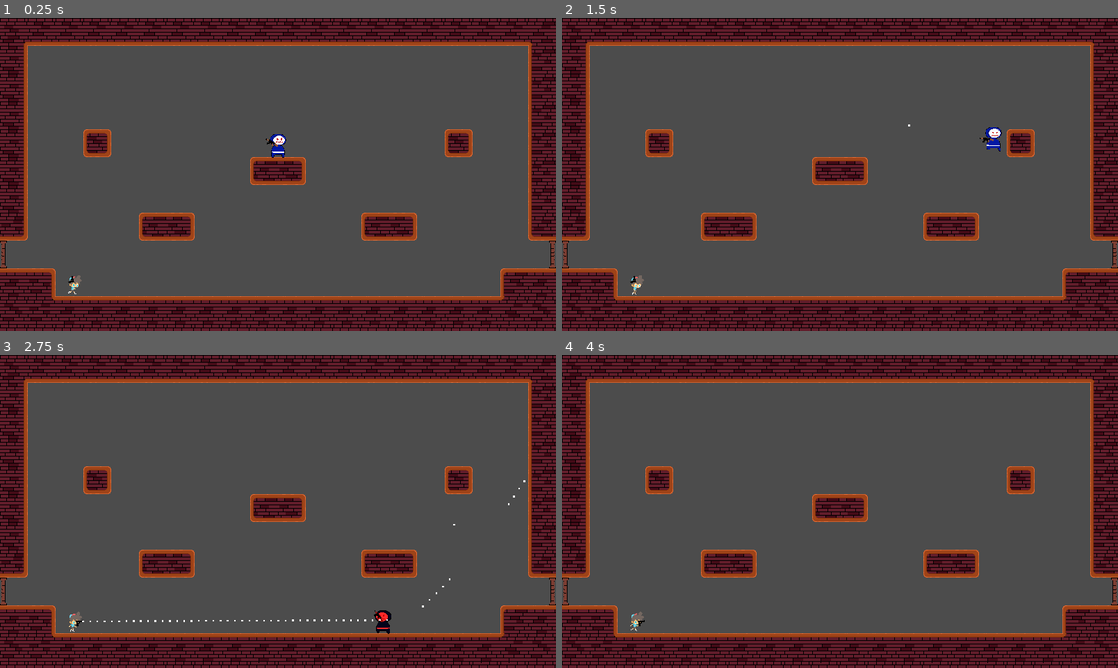
Above: before the commit, frames 1-4 (two rows, left to right).
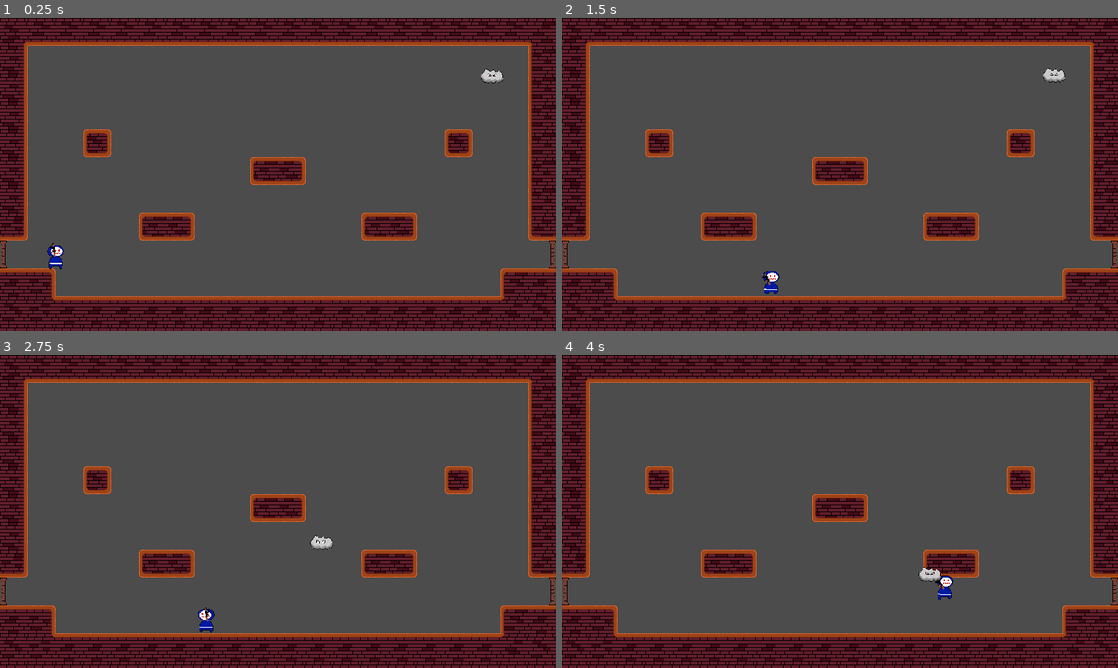
Above: after the commit, the same moments.

Repository: bendikjohansen/willow-whisper
Game: Godot game, scene res://Scenes/DemonSoulBrickLands.tscn
Two runs of this game, one before a commit and one after it. Both use one fixed random seed, a clock stepped at 60 frames per second and the inputs below.
Inputs (mouse positions are in pixels of both pictures, inside the frame that each line leads up to):
- Up to frame 1 (0.25 s): no input
- Up to frame 2 (1.5 s): move the mouse to (962, 158) at 0.52 s; hold D (move_right) from 0.53 s (still down); click (962, 158) at 0.6 s; tap W (jump) at 0.77 s; move the mouse to (728, 190) at 1.27 s; click (728, 190) at 1.35 s
- Up to frame 3 (2.75 s): tap W (jump) at 1.52 s; move the mouse to (333, 442) at 2.02 s; release D (move_right) at 2.03 s; hold A (move_left) from 2.03 s (still down); click (333, 442) at 2.1 s
- Up to frame 4 (4 s): move the mouse to (812, 574) at 2.77 s; release A (move_left) at 2.78 s; hold D (move_right) from 2.78 s (still down); click (812, 574) at 2.85 s; tap W (jump) at 3.02, 3.77 s; move the mouse to (1006, 558) at 3.52 s; click (1006, 558) at 3.6 s

The runs differ from the first frame. In frame 1, 0.6% of the frame differs, in the area x 8-91%, y 16-89%; in frame 2, 0.6%; in frame 3, 0.6%, in the area x 12-95%, y 40-90%; in frame 4, 0.4%.

Commit message:
Add seeker mob (#2)
* Add seeker mob script and scene

* Improve seeker script and aim for above head position

* Add second argument to vision target found in evil kid

* add seeker animation when target found. Move logic to own methods

* Add seeker animations

* Try to fix seeker animations

* Change seeker attack timing and refactor seeker animation

* Remove seeker collision with player

Co-authored-by: andinjo <anders.grinde@hotmail.com>

Diff:
--- a/Common/Behaviors/AutoAim.gd
+++ b/Common/Behaviors/AutoAim.gd
@@ -7,7 +7,7 @@
 signal target_found(collision_point)
 signal target_lost
 
-func _on_Vision_target_found(collision_point: Vector2):
+func _on_Vision_target_found(collision_point: Vector2, _target):
 	if not weapon or not weapon is Weapon:
 		return
 	weapon.global_aim_position = collision_point
--- /dev/null
+++ b/Common/Behaviors/AutoFollow.gd
@@ -0,0 +1,12 @@
+extends Node2D
+
+onready var IDontKnowWhatIamDoing = "rip in puepperiños"
+
+signal target_found(collision_point)
+signal target_lost
+
+func _on_Vision_target_found(collision_point: Vector2, target):
+	emit_signal('target_found', collision_point, target)
+
+func _on_Vision_target_lost():
+	emit_signal('target_lost')
--- /dev/null
+++ b/Common/Behaviors/AutoFollow.tscn
@@ -0,0 +1,28 @@
+[gd_scene load_steps=4 format=2]
+
+[ext_resource path="res://Common/Behaviors/Vision.gd" type="Script" id=1]
+[ext_resource path="res://Common/Behaviors/AutoFollow.gd" type="Script" id=2]
+
+[sub_resource type="CircleShape2D" id=1]
+radius = 640.0
+
+[node name="AutoFollow" type="Node2D"]
+script = ExtResource( 2 )
+
+[node name="Vision" type="RayCast2D" parent="."]
+enabled = true
+cast_to = Vector2( 640, 0 )
+collision_mask = 40
+script = ExtResource( 1 )
+
+[node name="FieldOfView" type="Area2D" parent="."]
+collision_layer = 0
+collision_mask = 8
+
+[node name="CollisionShape2D" type="CollisionShape2D" parent="FieldOfView"]
+shape = SubResource( 1 )
+
+[connection signal="target_found" from="Vision" to="." method="_on_Vision_target_found"]
+[connection signal="target_lost" from="Vision" to="." method="_on_Vision_target_lost"]
+[connection signal="body_entered" from="FieldOfView" to="Vision" method="_on_FieldOfView_body_entered"]
+[connection signal="body_exited" from="FieldOfView" to="Vision" method="_on_FieldOfView_body_exited"]
--- a/Common/Behaviors/Vision.gd
+++ b/Common/Behaviors/Vision.gd
@@ -17,7 +17,7 @@
 			var was_target_found = targets_found[target]
 			targets_found[target] = collider is target_type
 			if targets_found[target]:
-				emit_signal("target_found", get_collision_point())
+				emit_signal("target_found", get_collision_point(),targets[target])
 			elif was_target_found:
 				emit_signal("target_lost")
 
--- a/Common/Characters/Character.gd
+++ b/Common/Characters/Character.gd
@@ -6,10 +6,7 @@
 signal dies
 
 func hit_by_projectile():
-	tween.interpolate_property(self, "modulate", Color.white, Color.red, 0.1)
-	tween.interpolate_property(self, "modulate", Color.red, Color.white, 0.1)
-	tween.start()
-	decrease_health(1)
+	suffer_damage(1)
 
 func decrease_health(hit_points):
 	health -= hit_points
@@ -19,3 +16,9 @@
 
 func on_death():
 	queue_free()
+
+func suffer_damage(healt_loss: int):
+	tween.interpolate_property(self, "modulate", Color.white, Color.red, 0.1)
+	tween.interpolate_property(self, "modulate", Color.red, Color.white, 0.1)
+	tween.start()
+	decrease_health(healt_loss)
--- a/Common/Characters/Mobs/Doggo.tscn
+++ b/Common/Characters/Mobs/Doggo.tscn
@@ -1,7 +1,8 @@
 [gd_scene load_steps=11 format=2]
 
 [ext_resource path="res://Common/Characters/Character.tscn" type="PackedScene" id=1]
-[ext_resource path="res://Sprites/Doggo.png" type="Texture" id=2]
+[ext_resource path="res://Sprites/Mobs/Friendly/Doggo.png" type="Texture" id=2]
+
 
 [sub_resource type="RectangleShape2D" id=1]
 extents = Vector2( 10, 16 )
--- /dev/null
+++ b/Common/Characters/Mobs/Seeker.gd
@@ -0,0 +1,103 @@
+extends "res://Common/Characters/character.gd"
+
+export(Resource) var target_type = preload("res://Common/Characters/Player.gd")
+
+const VELOCITY = 550
+const CLOSE_DISTANCE = 150
+const POSITION_ABOVE_PLAYER = 50
+const SPEED_TO_TOP_POSITION = 100
+const RADIANS_TO_ORDINAL_SECTORS = PI/8
+
+onready var animation = $AnimatedSprite
+onready var attackTimer = $AttackInterval
+
+var velocity = Vector2.ZERO
+var target_position = Vector2.ZERO
+var target_node = null
+var has_cycled_attack = false
+
+const SEEKER_ANIMATIONS = {
+	shock 		= "Shock",
+	idle 		= "Idle",
+	north_east 	= "NE",
+	north 		= "N",
+	north_west 	= "NW",
+	west 		= "W",
+	south_west 	= "SW",
+	south 		= "S",
+	south_east 	= "SE",
+	east 		= "E"
+}
+
+
+func _on_AutoFollow_target_found(_collision_point: Vector2, target):
+	target_position = Vector2(target.position.x, target.position.y - POSITION_ABOVE_PLAYER)
+	target_node = target
+
+
+func _on_AutoFollow_target_lost():
+	target_position = Vector2.ZERO
+
+
+func _physics_process(_delta):
+	var target_direction = target_position - global_position
+	if target_position != Vector2.ZERO and is_instance_valid(target_node):
+		_move_seeker(target_direction)
+	else:
+		attackTimer.stop()
+		animation.play(SEEKER_ANIMATIONS.idle)
+		velocity = Vector2.ZERO
+
+
+func _move_seeker(target_direction: Vector2):
+	var distance = target_direction.length()
+	if distance < CLOSE_DISTANCE:
+		position = position.move_toward(target_position, 10)
+		if attackTimer.is_stopped():
+			attack()
+			attackTimer.start()
+	else:
+		attackTimer.stop()
+		_handle_animation(target_direction)
+		velocity = move_and_slide(target_direction.normalized() * VELOCITY)
+
+
+func _handle_animation(target_direction: Vector2):
+	var sign_direction = target_direction.normalized().round()
+	var animation_name = SEEKER_ANIMATIONS.idle
+
+	if sign_direction == Vector2.UP:
+		animation_name = SEEKER_ANIMATIONS.north
+	elif sign_direction == Vector2.UP + Vector2.RIGHT:
+		animation_name = SEEKER_ANIMATIONS.north_east
+	elif sign_direction == Vector2.RIGHT:
+		animation_name = SEEKER_ANIMATIONS.east
+	elif sign_direction == Vector2.DOWN + Vector2.RIGHT:
+		animation_name = SEEKER_ANIMATIONS.south_east
+	elif sign_direction == Vector2.DOWN:
+		animation_name = SEEKER_ANIMATIONS.south
+	elif sign_direction == Vector2.DOWN + Vector2.LEFT:
+		animation_name = SEEKER_ANIMATIONS.south_west
+	elif sign_direction == Vector2.LEFT:
+		animation_name = SEEKER_ANIMATIONS.west
+	elif sign_direction == Vector2.UP + Vector2.LEFT:
+		animation_name = SEEKER_ANIMATIONS.north_west
+
+	animation.play(animation_name)
+
+
+func attack():
+	animation.play(SEEKER_ANIMATIONS.shock)
+
+
+func _on_AttackInterval_timeout():
+	attack()
+
+
+func _on_AnimatedSprite_animation_finished():
+	if animation.animation != SEEKER_ANIMATIONS.shock:
+		return
+
+	if target_node != null and target_node.has_method("suffer_damage"):
+		target_node.suffer_damage(1)
+		animation.play(SEEKER_ANIMATIONS.idle)
--- /dev/null
+++ b/Common/Characters/Mobs/Seeker.tscn
@@ -0,0 +1,155 @@
+[gd_scene load_steps=23 format=2]
+
+[ext_resource path="res://Common/Behaviors/DeathAnimation.tscn" type="PackedScene" id=1]
+[ext_resource path="res://Sprites/Mobs/Hostile/Seeker.png" type="Texture" id=2]
+[ext_resource path="res://Common/Behaviors/AutoFollow.tscn" type="PackedScene" id=3]
+[ext_resource path="res://Common/Characters/Mobs/Seeker.gd" type="Script" id=4]
+
+[sub_resource type="AtlasTexture" id=27]
+atlas = ExtResource( 2 )
+region = Rect2( 256, 0, 64, 64 )
+
+[sub_resource type="AtlasTexture" id=28]
+atlas = ExtResource( 2 )
+region = Rect2( 320, 0, 64, 64 )
+
+[sub_resource type="AtlasTexture" id=29]
+atlas = ExtResource( 2 )
+region = Rect2( 384, 0, 64, 64 )
+
+[sub_resource type="AtlasTexture" id=30]
+atlas = ExtResource( 2 )
+region = Rect2( 448, 0, 64, 64 )
+
+[sub_resource type="AtlasTexture" id=17]
+atlas = ExtResource( 2 )
+region = Rect2( 0, 0, 64, 64 )
+
+[sub_resource type="AtlasTexture" id=18]
+atlas = ExtResource( 2 )
+region = Rect2( 64, 0, 64, 64 )
+
+[sub_resource type="AtlasTexture" id=19]
+atlas = ExtResource( 2 )
+region = Rect2( 128, 0, 64, 64 )
+
+[sub_resource type="AtlasTexture" id=20]
+atlas = ExtResource( 2 )
+region = Rect2( 192, 0, 64, 64 )
+
+[sub_resource type="AtlasTexture" id=31]
+atlas = ExtResource( 2 )
+region = Rect2( 640, 0, 64, 64 )
+
+[sub_resource type="AtlasTexture" id=21]
+atlas = ExtResource( 2 )
+region = Rect2( 576, 0, 64, 64 )
+
+[sub_resource type="AtlasTexture" id=14]
+atlas = ExtResource( 2 )
+region = Rect2( 512, 0, 64, 64 )
+
+[sub_resource type="AtlasTexture" id=22]
+atlas = ExtResource( 2 )
+region = Rect2( 896, 0, 64, 64 )
+
+[sub_resource type="AtlasTexture" id=16]
+atlas = ExtResource( 2 )
+region = Rect2( 960, 0, 64, 64 )
+
+[sub_resource type="AtlasTexture" id=23]
+atlas = ExtResource( 2 )
+region = Rect2( 768, 0, 64, 64 )
+
+[sub_resource type="AtlasTexture" id=24]
+atlas = ExtResource( 2 )
+region = Rect2( 704, 0, 64, 64 )
+
+[sub_resource type="AtlasTexture" id=32]
+atlas = ExtResource( 2 )
+region = Rect2( 832, 0, 64, 64 )
+
+[sub_resource type="SpriteFrames" id=25]
+animations = [ {
+"frames": [ SubResource( 27 ), SubResource( 28 ), SubResource( 29 ), SubResource( 30 ) ],
+"loop": true,
+"name": "Idle",
+"speed": 6.0
+}, {
+"frames": [ SubResource( 17 ), SubResource( 18 ), SubResource( 19 ), SubResource( 20 ) ],
+"loop": true,
+"name": "Shock",
+"speed": 8.0
+}, {
+"frames": [ SubResource( 31 ) ],
+"loop": true,
+"name": "N",
+"speed": 0.0
+}, {
+"frames": [ SubResource( 21 ) ],
+"loop": true,
+"name": "NW",
+"speed": 0.0
+}, {
+"frames": [ SubResource( 14 ) ],
+"loop": true,
+"name": "W",
+"speed": 0.0
+}, {
+"frames": [ SubResource( 22 ) ],
+"loop": true,
+"name": "S",
+"speed": 0.0
+}, {
+"frames": [ SubResource( 16 ) ],
+"loop": true,
+"name": "SW",
+"speed": 0.0
+}, {
+"frames": [ SubResource( 23 ) ],
+"loop": true,
+"name": "E",
+"speed": 0.0
+}, {
+"frames": [ SubResource( 24 ) ],
+"loop": true,
+"name": "NE",
+"speed": 0.0
+}, {
+"frames": [ SubResource( 32 ) ],
+"loop": true,
+"name": "SE",
+"speed": 0.0
+} ]
+
+[sub_resource type="RectangleShape2D" id=26]
+extents = Vector2( 22, 12 )
+
+[node name="Seeker" type="KinematicBody2D"]
+collision_layer = 4
+collision_mask = 32
+script = ExtResource( 4 )
+
+[node name="Tween" type="Tween" parent="."]
+
+[node name="DeathAnimation" parent="." instance=ExtResource( 1 )]
+
+[node name="AnimatedSprite" type="AnimatedSprite" parent="."]
+frames = SubResource( 25 )
+animation = "Idle"
+frame = 1
+playing = true
+
+[node name="CollisionShape2D" type="CollisionShape2D" parent="."]
+position = Vector2( 0, 2 )
+shape = SubResource( 26 )
+
+[node name="AutoFollow" parent="." instance=ExtResource( 3 )]
+
+[node name="AttackInterval" type="Timer" parent="."]
+wait_time = 0.2
+
+[connection signal="animation_finished" from="AnimatedSprite" to="." method="_on_AnimatedSprite_animation_finished"]
+[connection signal="target_found" from="AutoFollow" to="." method="_on_AutoFollow_target_found"]
+[connection signal="target_lost" from="AutoFollow" to="." method="_on_AutoFollow_target_lost"]
+[connection signal="timeout" from="AttackInterval" to="." method="_on_AttackInterval_timeout"]
--- a/Common/Characters/Player.tscn
+++ b/Common/Characters/Player.tscn
@@ -4,87 +4,86 @@
 [ext_resource path="res://Sprites/Characters/Player.png" type="Texture" id=2]
 [ext_resource path="res://Common/Characters/Player.gd" type="Script" id=3]
 
-
 [sub_resource type="RectangleShape2D" id=1]
 extents = Vector2( 16.4426, 24 )
 
 [sub_resource type="AtlasTexture" id=2]
 atlas = ExtResource( 2 )
-region = Rect2( 512, 0, 64, 64 )
+region = Rect2( 0, 0, 64, 64 )
 
 [sub_resource type="AtlasTexture" id=3]
 atlas = ExtResource( 2 )
-region = Rect2( 576, 0, 64, 64 )
+region = Rect2( 64, 0, 64, 64 )
 
 [sub_resource type="AtlasTexture" id=4]
 atlas = ExtResource( 2 )
-region = Rect2( 640, 0, 64, 64 )
+region = Rect2( 128, 0, 64, 64 )
 
 [sub_resource type="AtlasTexture" id=5]
 atlas = ExtResource( 2 )
-region = Rect2( 704, 0, 64, 64 )
+region = Rect2( 192, 0, 64, 64 )
 
 [sub_resource type="AtlasTexture" id=6]
 atlas = ExtResource( 2 )
-region = Rect2( 768, 0, 64, 64 )
+region = Rect2( 256, 0, 64, 64 )
 
 [sub_resource type="AtlasTexture" id=7]
 atlas = ExtResource( 2 )
-region = Rect2( 832, 0, 64, 64 )
+region = Rect2( 320, 0, 64, 64 )
 
 [sub_resource type="AtlasTexture" id=8]
 atlas = ExtResource( 2 )
-region = Rect2( 0, 0, 64, 64 )
+region = Rect2( 384, 0, 64, 64 )
 
 [sub_resource type="AtlasTexture" id=9]
 atlas = ExtResource( 2 )
-region = Rect2( 64, 0, 64, 64 )
+region = Rect2( 448, 0, 64, 64 )
 
 [sub_resource type="AtlasTexture" id=10]
 atlas = ExtResource( 2 )
-region = Rect2( 128, 0, 64, 64 )
+region = Rect2( 768, 0, 64, 64 )
 
 [sub_resource type="AtlasTexture" id=11]
 atlas = ExtResource( 2 )
-region = Rect2( 192, 0, 64, 64 )
+region = Rect2( 832, 0, 64, 64 )
 
 [sub_resource type="AtlasTexture" id=12]
 atlas = ExtResource( 2 )
-region = Rect2( 256, 0, 64, 64 )
+region = Rect2( 512, 0, 64, 64 )
 
 [sub_resource type="AtlasTexture" id=13]
 atlas = ExtResource( 2 )
-region = Rect2( 320, 0, 64, 64 )
+region = Rect2( 576, 0, 64, 64 )
 
 [sub_resource type="AtlasTexture" id=14]
 atlas = ExtResource( 2 )
-region = Rect2( 384, 0, 64, 64 )
+region = Rect2( 640, 0, 64, 64 )
 
 [sub_resource type="AtlasTexture" id=15]
 atlas = ExtResource( 2 )
-region = Rect2( 448, 0, 64, 64 )
+region = Rect2( 704, 0, 64, 64 )
 
 [sub_resource type="SpriteFrames" id=16]
 animations = [ {
-"frames": [ SubResource( 2 ), SubResource( 3 ), SubResource( 4 ), SubResource( 5 ) ],
+"frames": [ SubResource( 2 ), SubResource( 3 ), SubResource( 4 ), SubResource( 5 ), SubResource( 6 ), SubResource( 7 ), SubResource( 8 ), SubResource( 9 ) ],
 "loop": true,
-"name": "Idle",
-"speed": 5.0
+"name": "Run",
+"speed": 10.0
 }, {
-"frames": [ SubResource( 6 ) ],
+"frames": [ SubResource( 10 ) ],
 "loop": true,
 "name": "Jump",
 "speed": 5.0
 }, {
-"frames": [ SubResource( 7 ) ],
+"frames": [ SubResource( 11 ) ],
 "loop": true,
 "name": "Fall",
 "speed": 5.0
 }, {
-"frames": [ SubResource( 8 ), SubResource( 9 ), SubResource( 10 ), SubResource( 11 ), SubResource( 12 ), SubResource( 13 ), SubResource( 14 ), SubResource( 15 ) ],
+"frames": [ SubResource( 12 ), SubResource( 13 ), SubResource( 14 ), SubResource( 15 ) ],
 "loop": true,
-"name": "Run",
-"speed": 10.0
+"name": "Idle",
+"speed": 5.0
 } ]
 
 [node name="Player" instance=ExtResource( 1 )]
--- a/Rooms/DemonSoulBrickRoom_1.tscn
+++ b/Rooms/DemonSoulBrickRoom_1.tscn
@@ -38,6 +38,9 @@
 } ]
 0/z_index = 0
 
+[sub_resource type="ConvexPolygonShape2D" id=3]
+points = PoolVector2Array( 64, 64, 0, 64, 0, 0, 64, 0 )
+
 [sub_resource type="ConvexPolygonShape2D" id=4]
 points = PoolVector2Array( 64, 64, 0, 64, 0, 0, 64, 0 )
 
@@ -78,7 +81,7 @@
 points = PoolVector2Array( 64, 64, 0, 64, 0, 0, 64, 0 )
 
 [sub_resource type="ConvexPolygonShape2D" id=17]
-points = PoolVector2Array( 64, 64, 0, 64, 0, 0, 64, 0 )
+points = PoolVector2Array( 0, 0, 64, 0, 64, 64, 0, 64 )
 
 [sub_resource type="ConvexPolygonShape2D" id=18]
 points = PoolVector2Array( 0, 0, 64, 0, 64, 64, 0, 64 )
@@ -93,79 +96,79 @@
 points = PoolVector2Array( 0, 0, 64, 0, 64, 64, 0, 64 )
 
 [sub_resource type="ConvexPolygonShape2D" id=22]
+points = PoolVector2Array( 64, 64, 0, 64, 0, 0, 64, 0 )
+
+[sub_resource type="ConvexPolygonShape2D" id=23]
+points = PoolVector2Array( 64, 64, 0, 64, 0, 0, 64, 0 )
+
+[sub_resource type="ConvexPolygonShape2D" id=24]
+points = PoolVector2Array( 64, 64, 0, 64, 0, 0, 64, 0 )
+
+[sub_resource type="ConvexPolygonShape2D" id=25]
+points = PoolVector2Array( 64, 64, 0, 64, 0, 0, 64, 0 )
+
+[sub_resource type="ConvexPolygonShape2D" id=26]
+points = PoolVector2Array( 64, 64, 0, 64, 0, 0, 64, 0 )
+
+[sub_resource type="ConvexPolygonShape2D" id=27]
+points = PoolVector2Array( 64, 64, 0, 64, 0, 0, 64, 0 )
+
+[sub_resource type="ConvexPolygonShape2D" id=28]
+points = PoolVector2Array( 64, 64, 0, 64, 0, 0, 64, 0 )
+
+[sub_resource type="ConvexPolygonShape2D" id=29]
+points = PoolVector2Array( 64, 64, 0, 64, 0, 0, 64, 0 )
+
+[sub_resource type="ConvexPolygonShape2D" id=30]
+points = PoolVector2Array( 64, 64, 0, 64, 0, 0, 64, 0 )
+
+[sub_resource type="ConvexPolygonShape2D" id=31]
+points = PoolVector2Array( 64, 64, 0, 64, 0, 0, 64, 0 )
+
+[sub_resource type="ConvexPolygonShape2D" id=32]
+points = PoolVector2Array( 64, 64, 0, 64, 0, 0, 64, 0 )
+
+[sub_resource type="ConvexPolygonShape2D" id=33]
+points = PoolVector2Array( 64, 64, 0, 64, 0, 0, 64, 0 )
+
+[sub_resource type="ConvexPolygonShape2D" id=34]
+points = PoolVector2Array( 64, 64, 0, 64, 0, 0, 64, 0 )
+
+[sub_resource type="ConvexPolygonShape2D" id=35]
+points = PoolVector2Array( 64, 64, 0, 64, 0, 0, 64, 0 )
+
+[sub_resource type="ConvexPolygonShape2D" id=36]
+points = PoolVector2Array( 64, 64, 0, 64, 0, 0, 64, 0 )
+
+[sub_resource type="ConvexPolygonShape2D" id=37]
+points = PoolVector2Array( 64, 64, 0, 64, 0, 0, 64, 0 )
+
+[sub_resource type="ConvexPolygonShape2D" id=38]
+points = PoolVector2Array( 64, 64, 0, 64, 0, 0, 64, 0 )
+
+[sub_resource type="ConvexPolygonShape2D" id=39]
+points = PoolVector2Array( 64, 64, 0, 64, 0, 0, 64, 0 )
+
+[sub_resource type="ConvexPolygonShape2D" id=40]
+points = PoolVector2Array( 64, 64, 0, 64, 0, 0, 64, 0 )
+
+[sub_resource type="ConvexPolygonShape2D" id=41]
+points = PoolVector2Array( 64, 64, 0, 64, 0, 0, 64, 0 )
+
+[sub_resource type="ConvexPolygonShape2D" id=42]
+points = PoolVector2Array( 64, 0, 0, 0, 0, 64, 64, 64 )
+
+[sub_resource type="ConvexPolygonShape2D" id=43]
+points = PoolVector2Array( 64, 64, 0, 64, 0, 0, 64, 0 )
+
+[sub_resource type="ConvexPolygonShape2D" id=44]
+points = PoolVector2Array( 64, 64, 0, 64, 0, 0, 64, 0 )
+
+[sub_resource type="ConvexPolygonShape2D" id=45]
 points = PoolVector2Array( 0, 0, 64, 0, 64, 64, 0, 64 )
 
-[sub_resource type="ConvexPolygonShape2D" id=23]
-points = PoolVector2Array( 64, 64, 0, 64, 0, 0, 64, 0 )
-
-[sub_resource type="ConvexPolygonShape2D" id=24]
-points = PoolVector2Array( 64, 64, 0, 64, 0, 0, 64, 0 )
-
-[sub_resource type="ConvexPolygonShape2D" id=25]
-points = PoolVector2Array( 64, 64, 0, 64, 0, 0, 64, 0 )
-
-[sub_resource type="ConvexPolygonShape2D" id=26]
-points = PoolVector2Array( 64, 64, 0, 64, 0, 0, 64, 0 )
-
-[sub_resource type="ConvexPolygonShape2D" id=27]
-points = PoolVector2Array( 64, 64, 0, 64, 0, 0, 64, 0 )
-
-[sub_resource type="ConvexPolygonShape2D" id=28]
-points = PoolVector2Array( 64, 64, 0, 64, 0, 0, 64, 0 )
-
-[sub_resource type="ConvexPolygonShape2D" id=29]
-points = PoolVector2Array( 64, 64, 0, 64, 0, 0, 64, 0 )
-
-[sub_resource type="ConvexPolygonShape2D" id=30]
-points = PoolVector2Array( 64, 64, 0, 64, 0, 0, 64, 0 )
-
-[sub_resource type="ConvexPolygonShape2D" id=31]
-points = PoolVector2Array( 64, 64, 0, 64, 0, 0, 64, 0 )
-
-[sub_resource type="ConvexPolygonShape2D" id=32]
-points = PoolVector2Array( 64, 64, 0, 64, 0, 0, 64, 0 )
-
-[sub_resource type="ConvexPolygonShape2D" id=33]
-points = PoolVector2Array( 64, 64, 0, 64, 0, 0, 64, 0 )
-
-[sub_resource type="ConvexPolygonShape2D" id=34]
-points = PoolVector2Array( 64, 64, 0, 64, 0, 0, 64, 0 )
-
-[sub_resource type="ConvexPolygonShape2D" id=35]
-points = PoolVector2Array( 64, 64, 0, 64, 0, 0, 64, 0 )
-
-[sub_resource type="ConvexPolygonShape2D" id=36]
-points = PoolVector2Array( 64, 64, 0, 64, 0, 0, 64, 0 )
-
-[sub_resource type="ConvexPolygonShape2D" id=37]
-points = PoolVector2Array( 64, 64, 0, 64, 0, 0, 64, 0 )
-
-[sub_resource type="ConvexPolygonShape2D" id=38]
-points = PoolVector2Array( 64, 64, 0, 64, 0, 0, 64, 0 )
-
-[sub_resource type="ConvexPolygonShape2D" id=39]
-points = PoolVector2Array( 64, 64, 0, 64, 0, 0, 64, 0 )
-
-[sub_resource type="ConvexPolygonShape2D" id=40]
-points = PoolVector2Array( 64, 64, 0, 64, 0, 0, 64, 0 )
-
-[sub_resource type="ConvexPolygonShape2D" id=41]
-points = PoolVector2Array( 64, 64, 0, 64, 0, 0, 64, 0 )
-
-[sub_resource type="ConvexPolygonShape2D" id=42]
-points = PoolVector2Array( 64, 64, 0, 64, 0, 0, 64, 0 )
-
-[sub_resource type="ConvexPolygonShape2D" id=43]
-points = PoolVector2Array( 64, 0, 0, 0, 0, 64, 64, 64 )
-
-[sub_resource type="ConvexPolygonShape2D" id=44]
-points = PoolVector2Array( 64, 64, 0, 64, 0, 0, 64, 0 )
-
-[sub_resource type="ConvexPolygonShape2D" id=45]
-points = PoolVector2Array( 64, 64, 0, 64, 0, 0, 64, 0 )
-
 [sub_resource type="ConvexPolygonShape2D" id=46]
-points = PoolVector2Array( 0, 0, 64, 0, 64, 64, 0, 64 )
+points = PoolVector2Array( 64, 64, 0, 64, 0, 0, 64, 0 )
 
 [sub_resource type="ConvexPolygonShape2D" id=47]
 points = PoolVector2Array( 64, 64, 0, 64, 0, 0, 64, 0 )
@@ -203,10 +206,7 @@
 [sub_resource type="ConvexPolygonShape2D" id=58]
 points = PoolVector2Array( 64, 64, 0, 64, 0, 0, 64, 0 )
 
-[sub_resource type="ConvexPolygonShape2D" id=59]
-points = PoolVector2Array( 64, 64, 0, 64, 0, 0, 64, 0 )
-
-[sub_resource type="TileSet" id=3]
+[sub_resource type="TileSet" id=59]
 0/name = "Bricks_Tilemap.png 0"
 0/texture = ExtResource( 2 )
 0/tex_offset = Vector2( 0, 0 )
--- a/Scenes/DemonSoulBrickLands.tscn
+++ b/Scenes/DemonSoulBrickLands.tscn
@@ -1,8 +1,8 @@
 [gd_scene load_steps=6 format=2]
 
-[ext_resource path="res://Common/Characters/Mobs/Evil Kid.tscn" type="PackedScene" id=1]
 [ext_resource path="res://Common/Characters/Player.tscn" type="PackedScene" id=2]
 [ext_resource path="res://Common/Door.tscn" type="PackedScene" id=3]
+[ext_resource path="res://Common/Characters/Mobs/Seeker.tscn" type="PackedScene" id=4]
 [ext_resource path="res://Common/Weapons/AK47.tscn" type="PackedScene" id=5]
 [ext_resource path="res://Rooms/DemonSoulBrickRoom_1.tscn" type="PackedScene" id=6]
 
@@ -10,11 +10,8 @@
 
 [node name="DemonSoulBrickLands" parent="." instance=ExtResource( 6 )]
 
-[node name="Evil Kid" parent="." instance=ExtResource( 1 )]
-position = Vector2( 168, 616 )
-
 [node name="Player" parent="." instance=ExtResource( 2 )]
-position = Vector2( 640, 288 )
+position = Vector2( 128, 520 )
 
 [node name="Weapon" parent="Player" instance=ExtResource( 5 )]
 
@@ -23,3 +20,6 @@
 
 [node name="Door_2" parent="." instance=ExtResource( 3 )]
 position = Vector2( 1248, 544 )
+
+[node name="KinematicBody2D" parent="." instance=ExtResource( 4 )]
+position = Vector2( 1133.98, 133.084 )
Not shown: 57 places in Rooms/DemonSoulBrickRoom_1.tscn that only renumber resources
